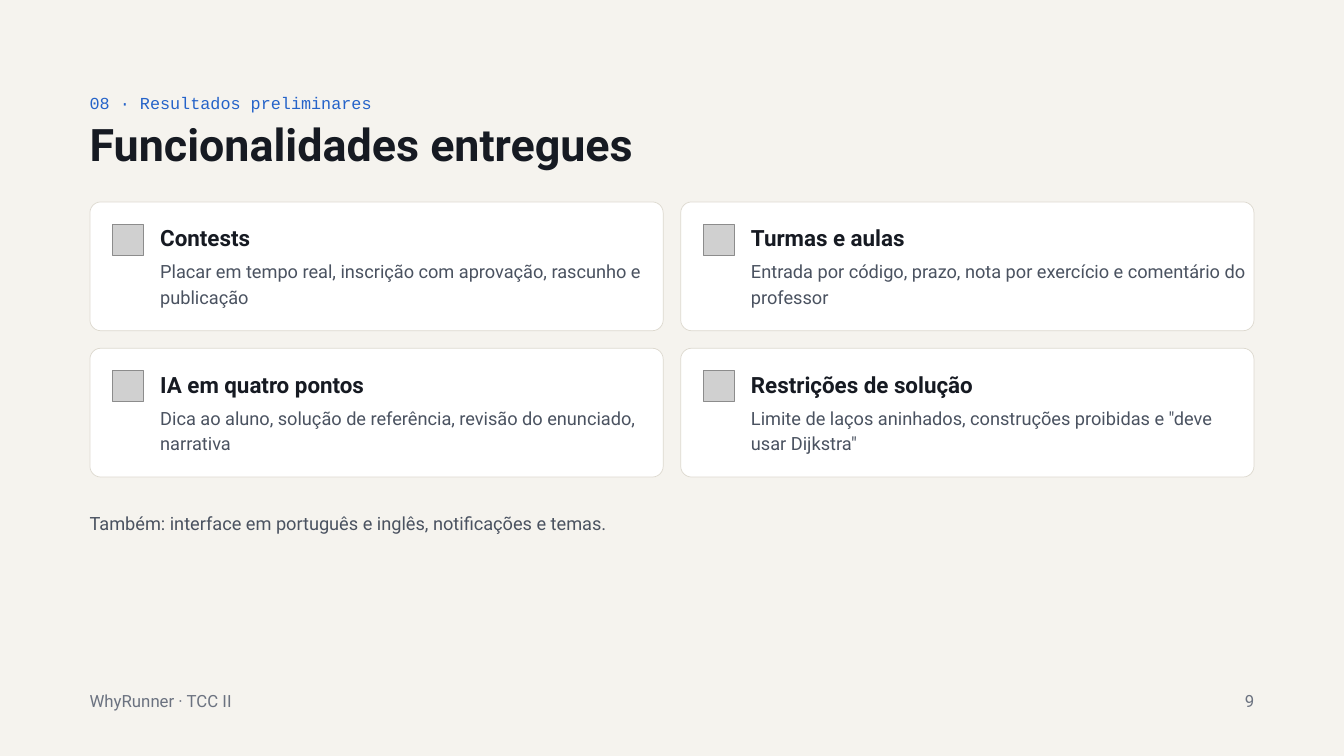
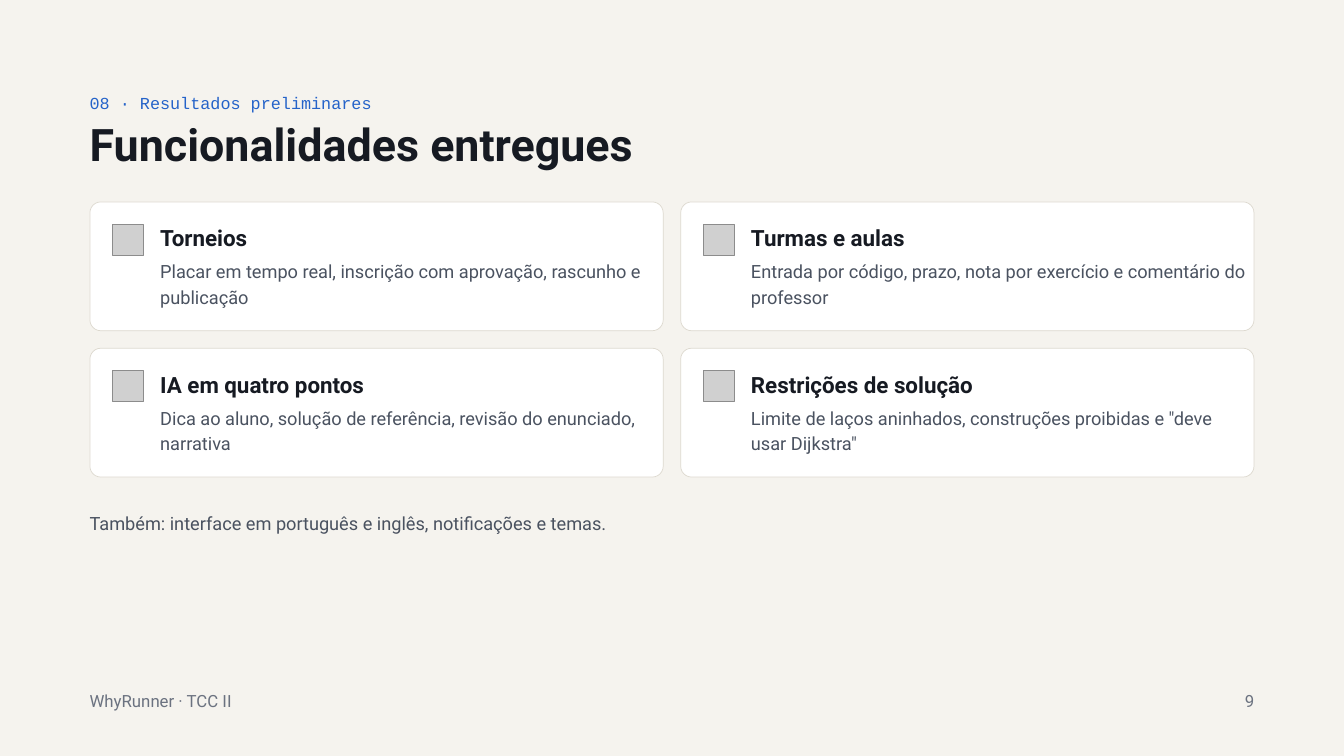
Before and after one commit to whowon2/why-runner, a slide deck: slide 9 of WhyRunner — Apresentação Parcial TCC II.pptx. Drawn at 1344x756 pixels with LibreOffice and Linux fonts; fonts in the diff are those of the drawing; grey boxes stand for pictures. Boxes give left, top, right and bottom in pixels: in the first picture for what was removed or moved away, otherwise in the second. Text is boxed around its words. In the diff, an @@ line names an element or a change of style, - is before the commit and + after.

```diff
--- a/WhyRunner — Apresentação Parcial TCC II.pptx
+++ b/WhyRunner — Apresentação Parcial TCC II.pptx
@@ text at (160,229,247,247): text changed @@
-Contests
+Torneios
```
Also in this commit, not shown: 6 other slides changed, 2 other files.
